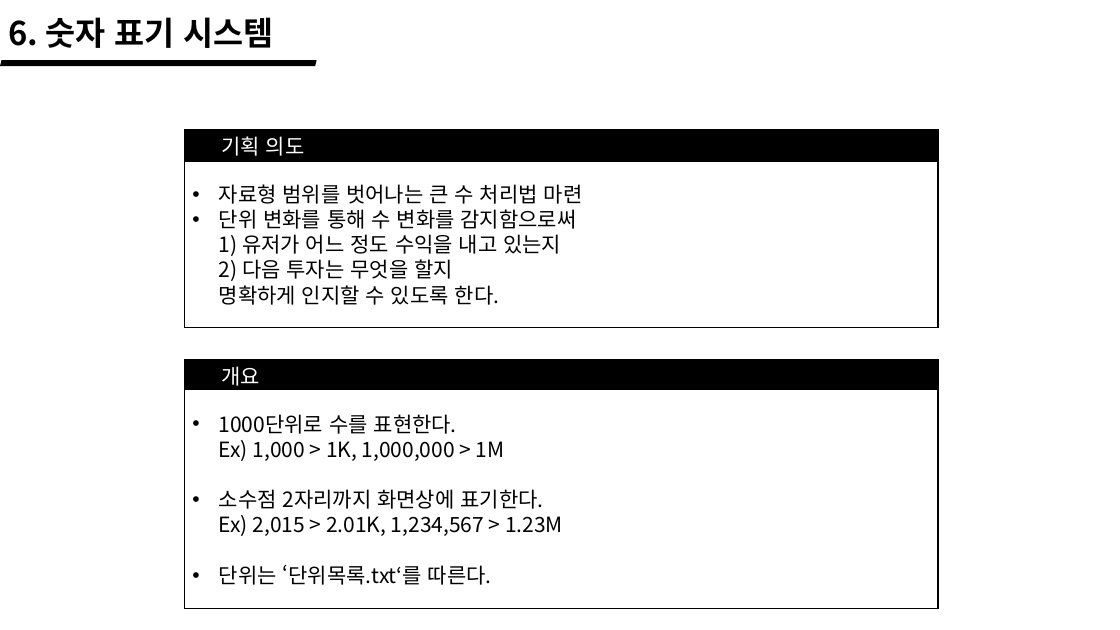
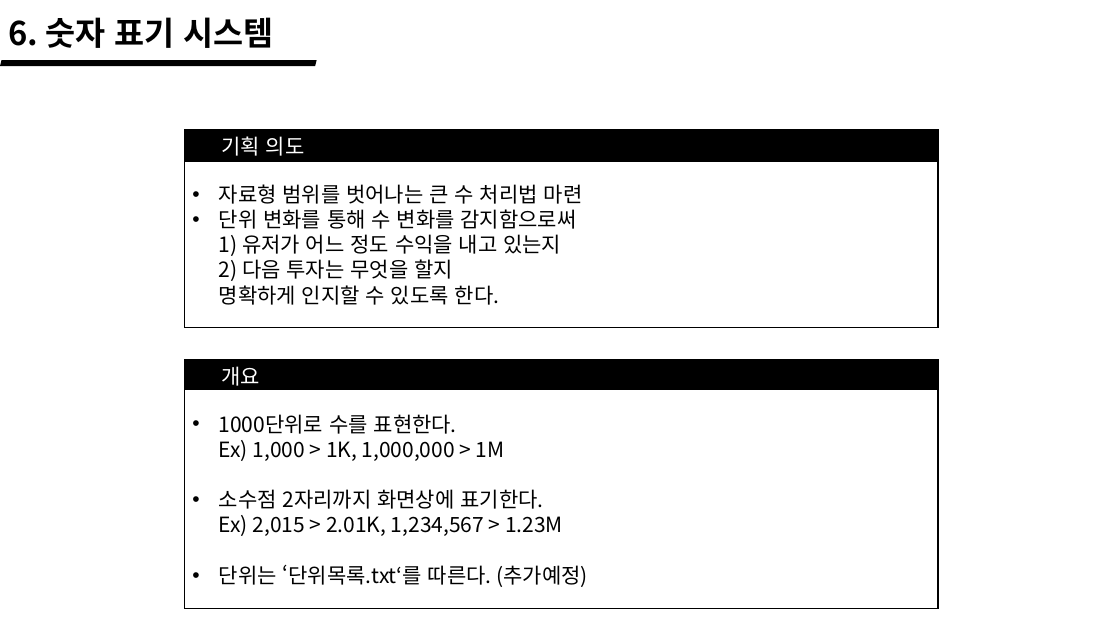
Before and after one commit to wlrud753/CarryCarrot, a slide deck: slide 24 of 기획서/당근키우기 시스템.pptx. Drawn at 1120x630 pixels with LibreOffice and Linux fonts; fonts in the diff are those of the drawing. Boxes give left, top, right and bottom in pixels: in the first picture for what was removed or moved away, otherwise in the second. Text is boxed around its words. In the diff, an @@ line names an element or a change of style, - is before the commit and + after.

```diff
--- a/기획서/당근키우기 시스템.pptx
+++ b/기획서/당근키우기 시스템.pptx
@@ text in rectangle at bbox=[219, 565, 587, 587]: text changed @@
-• 단위는 ‘단위목록.txt‘를 따른다.
+• 단위는 ‘단위목록.txt‘를 따른다. (추가예정)
```
Also in this commit, not shown: 3 other slides changed, 2 other files.
